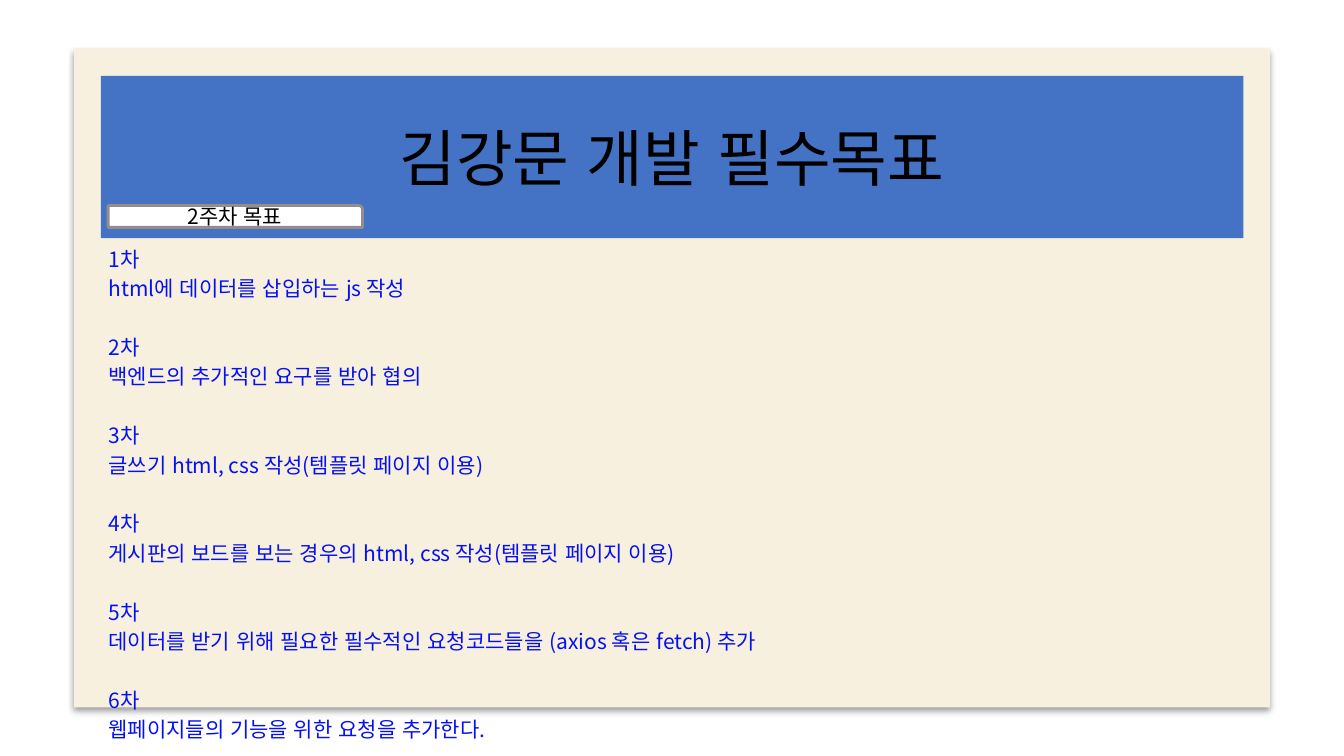
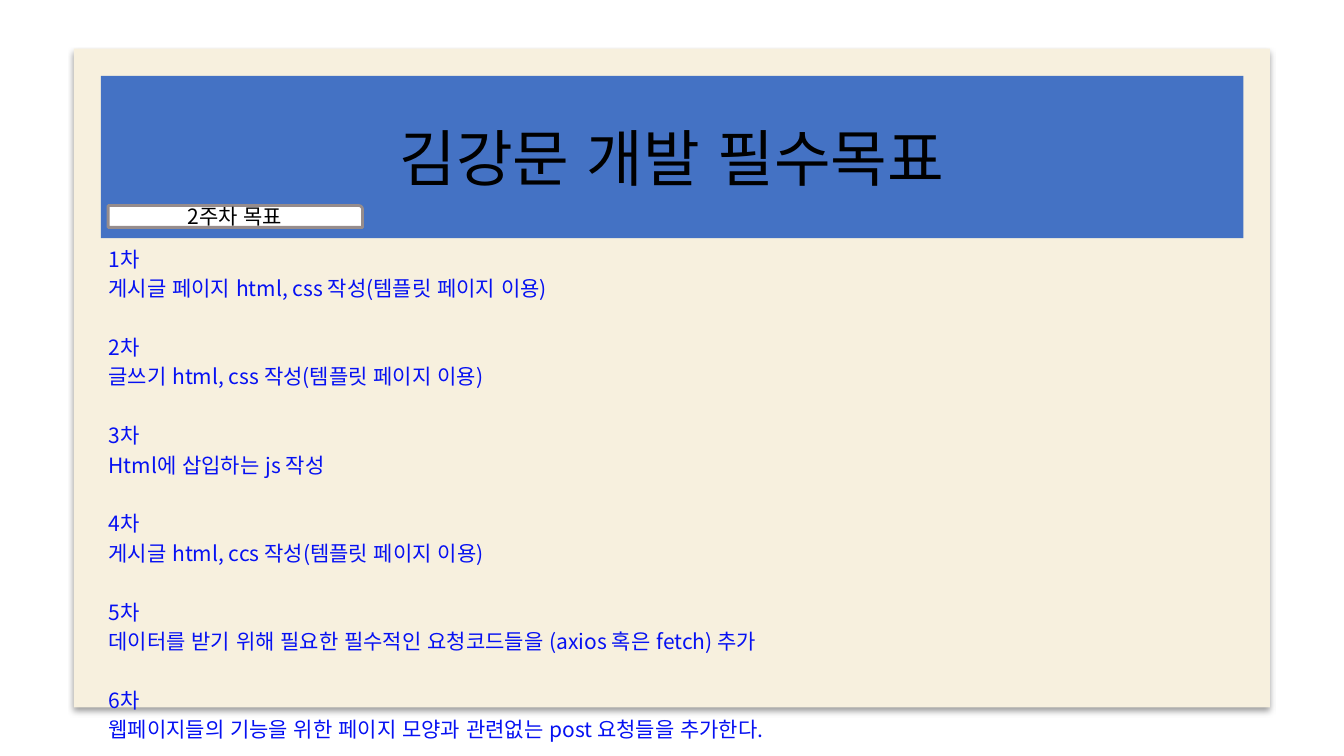
Before and after one commit to web5-kimgangmoon/teamproject_cloneCoding-Kim-Lee-Son-, a slide deck: slide 15 of 스케줄표.pptx. Drawn at 1344x756 pixels with LibreOffice and Linux fonts; fonts in the diff are those of the drawing; background and template pictures are left out. Boxes give left, top, right and bottom in pixels: in the first picture for what was removed or moved away, otherwise in the second. Text is boxed around its words. In the diff, an @@ line names an element or a change of style, - is before the commit and + after.

```diff
--- a/스케줄표.pptx
+++ b/스케줄표.pptx
@@ subtitle at [108,278,547,300]: text changed @@
-html에 데이터를 삽입하는 js 작성
+게시글 페이지 html, css 작성(템플릿 페이지 이용)
@@ subtitle at [108,366,483,388]: text changed @@
-  백엔드의 추가적인 요구를 받아 협의
+글쓰기 html, css 작성(템플릿 페이지 이용)
@@ subtitle at [108,455,325,478]: text changed @@
-글쓰기 html, css 작성(템플릿 페이지 이용)
+Html에 삽입하는 js 작성
@@ subtitle at [108,543,484,565]: text changed @@
-게시판의 보드를 보는 경우의 html, css 작성(템플릿 페이지 이용)
+게시글 html, ccs 작성(템플릿 페이지 이용)
@@ subtitle at [108,719,763,742]: text changed @@
-웹페이지들의 기능을 위한 요청을 추가한다.
+웹페이지들의 기능을 위한 페이지 모양과 관련없는 post 요청들을 추가한다.
```
Also in this commit, not shown: 5 other slides changed.
